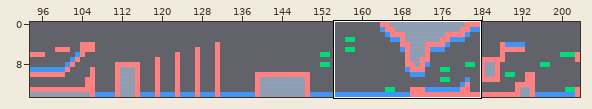
An edit to a level. Tiled map, Output/Assets/tiles/SnowMap.tmx. The picture above shows the old version from afar; the outline marks the close-up.
Close-up. Before:
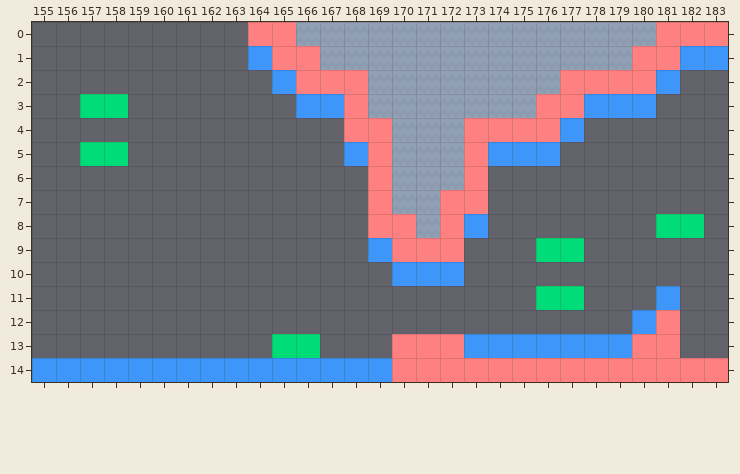
Cells are 70x70 px. Shown: x 155..183, y 0..14. The commit also changed other parts of the map, which this record leaves out.
Now the later version:
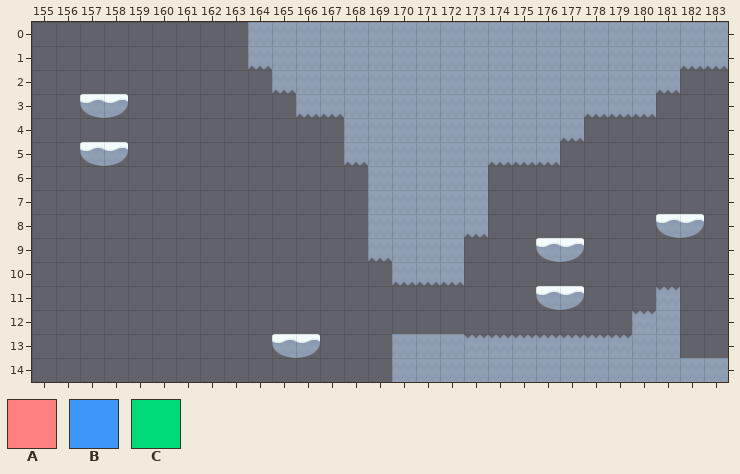
Key: from "Collisions": A 0, B 1, C 2.
_ is an empty cell.
Tiles replaced or removed in this view: A, B, C.
Edits made:
Changed rows in their new state; . is an unchanged cell.
Layer "Collisions" (now hidden):
first column x 155:
 0 .........__...............___
 1 .........___.............____
 2 ..........____........_____..
 3 ..__.......___......._____...
 4 .............__..._____......
 5 ..__.........__...____.......
 6 .............._..._..........
 7 .............._..__..........
 8 ..............__.__.......__.
 9 ..............____...__......
10 ...............___...........
11 .....................__..._..
12 .........................__..
13 ..........__...____________..
14 _____________________________
Boxes around the changes in both close-ups, in picture pixels (x1, y1, x2, y2):
removed: (248, 22, 728, 286)
removed: (80, 94, 128, 118)
removed: (80, 142, 128, 166)
removed: (32, 286, 728, 382)
